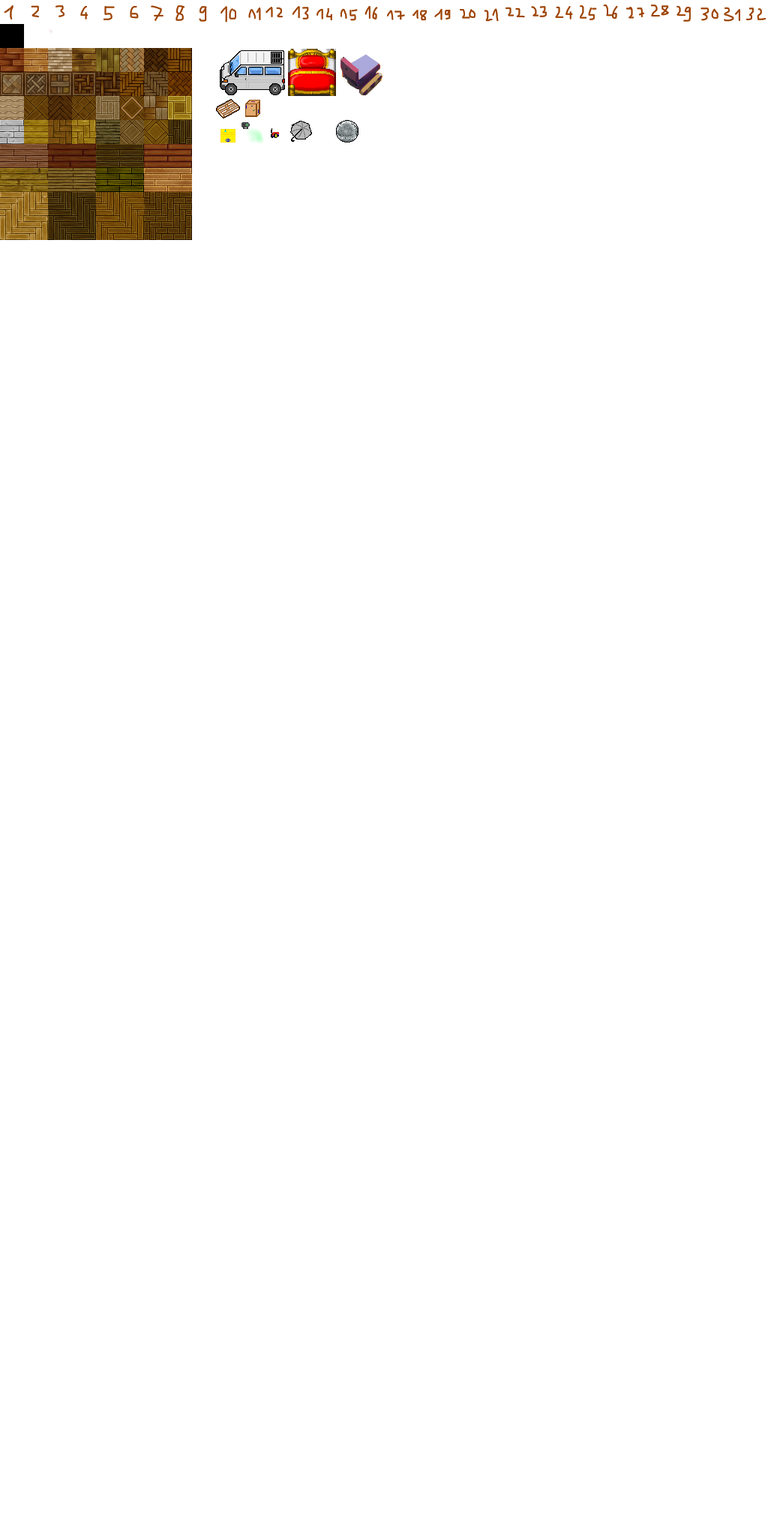
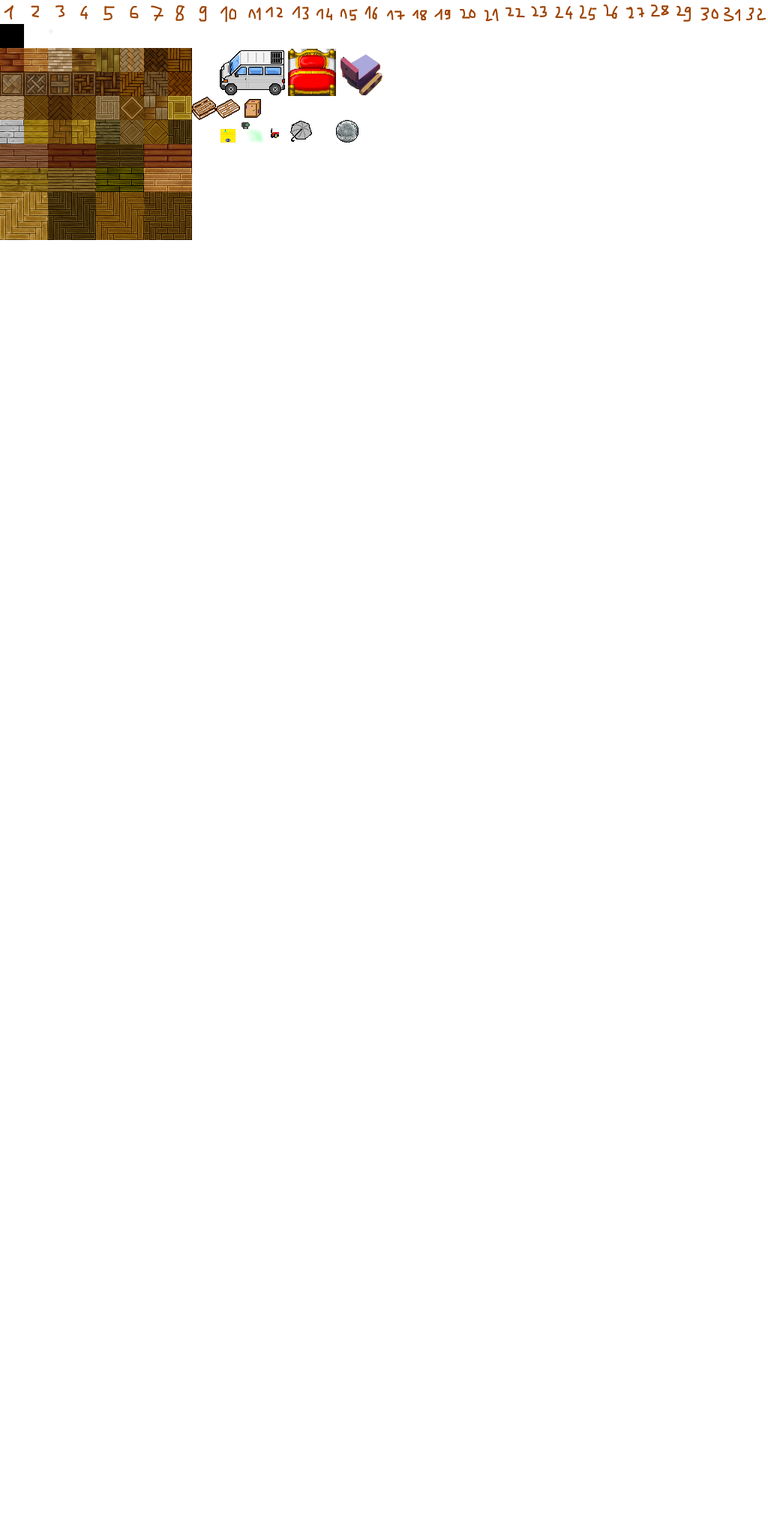
Revision of a layered 768 × 1536 image; what changed, layer by layer:
pixels changed over (191, 96, 261, 120) (layer not identified)
